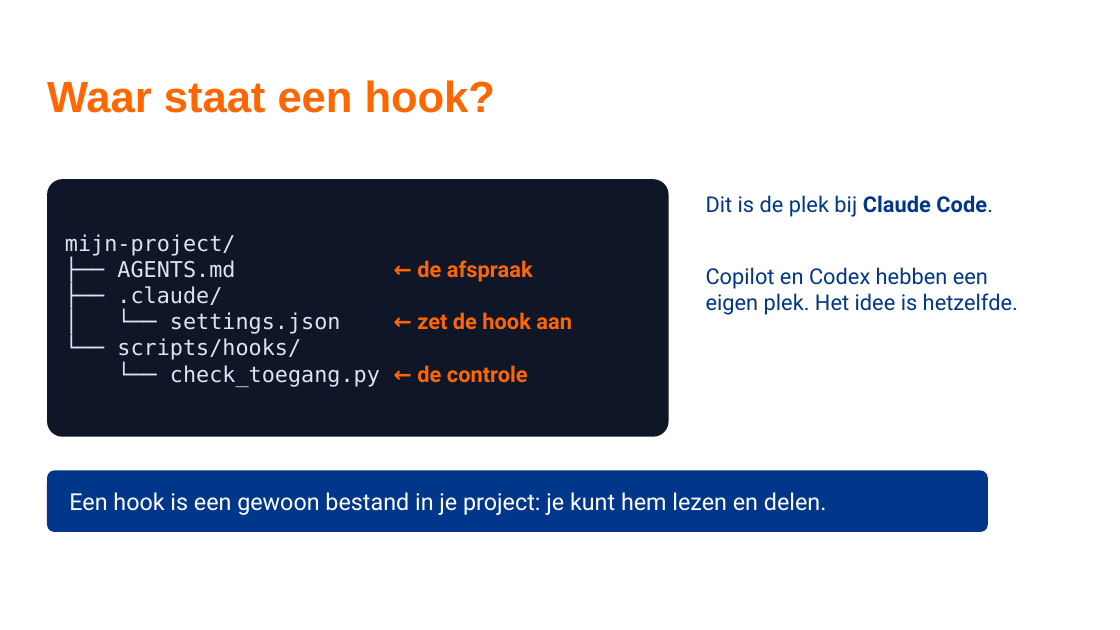
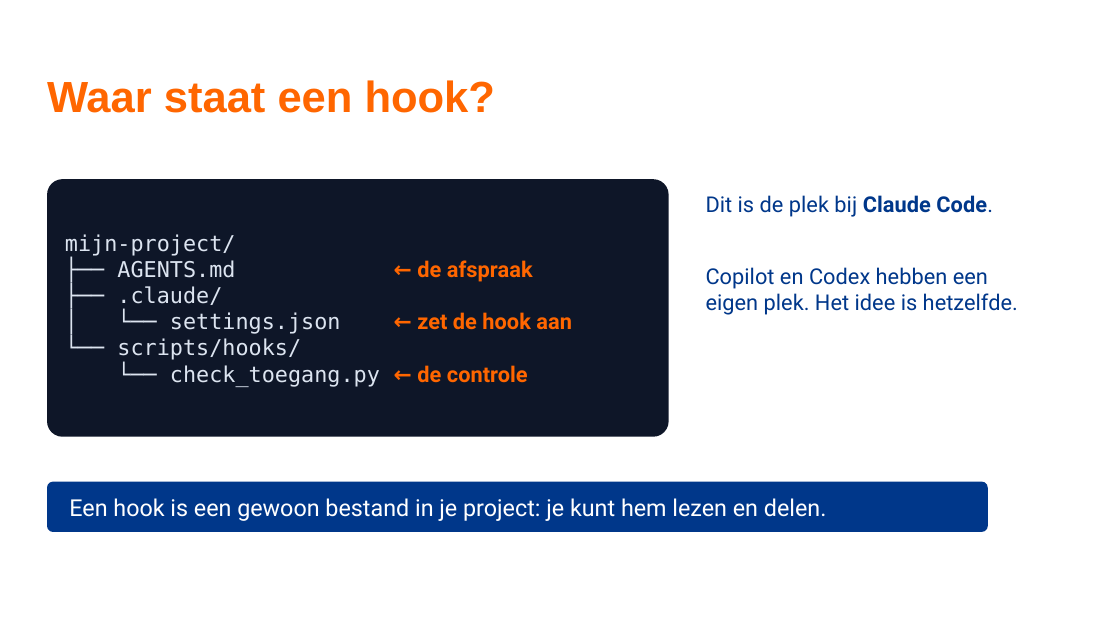
Before and after one commit to TeamNLSportScienceCentre/teamnl-agentic-engineering, a slide deck: slide 6 of naslagwerk/naslagwerk-agentic-engineering.pptx. Drawn at 1120x630 pixels with LibreOffice and Linux fonts; fonts in the diff are those of the drawing; background and template pictures are left out. Boxes give left, top, right and bottom in pixels: in the first picture for what was removed or moved away, otherwise in the second. Text is boxed around its words. In the diff, an @@ line names an element or a change of style, - is before the commit and + after.

```diff
--- a/naslagwerk/naslagwerk-agentic-engineering.pptx
+++ b/naslagwerk/naslagwerk-agentic-engineering.pptx
@@ rounded rectangle: place and size @@
-rounded rectangle at [47, 470, 988, 532]
+rounded rectangle at [47, 482, 988, 532]
@@ text "Een hook is een gewoon ...": place and size @@
-text "Een hook is een gewoon ..." at [69, 492, 827, 515]
+text "Een hook is een gewoon ..." at [69, 498, 827, 521]
```
Also in this commit, not shown: 7 other slides changed, 4 other files.
